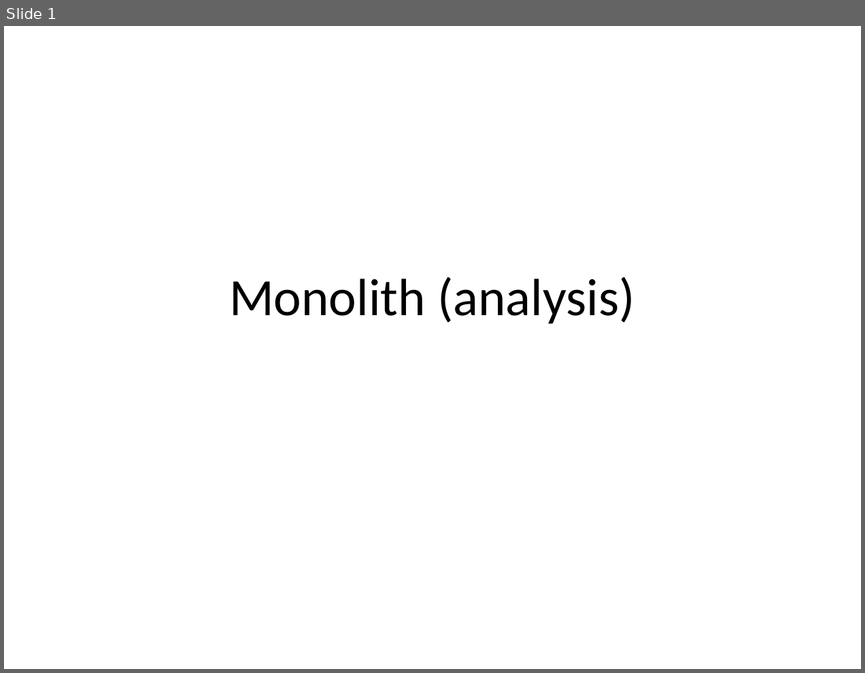
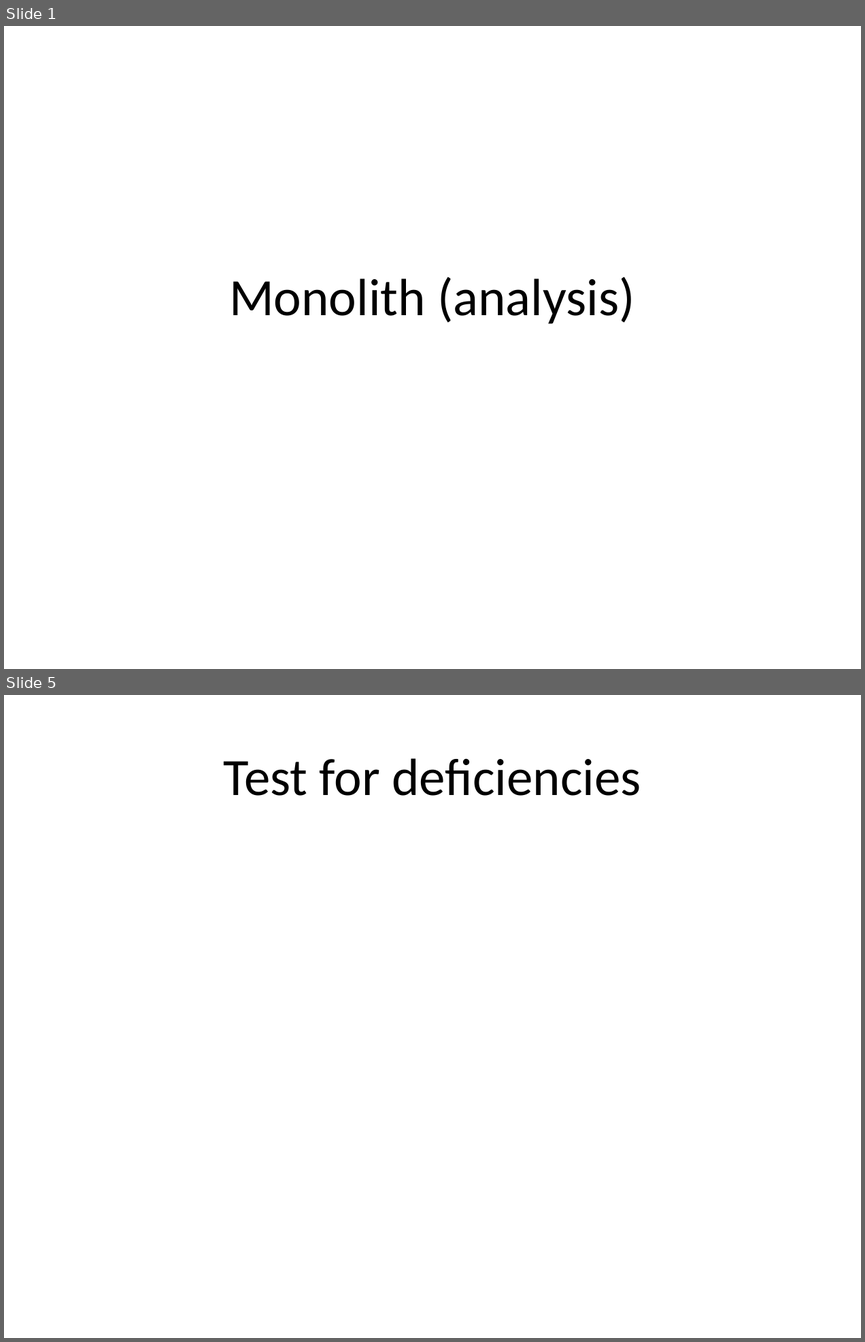
Before and after one commit to rhildred/INFO8985, a slide deck: monolith_analysis/slides.pptx. Shown one above the other, each under a label of ours: slide 1 before the commit, slides 1 and 5 after it; the slides between them are not shown. The pictures are 865x673 and 865x1342 pixels, drawn with LibreOffice and Linux fonts; fonts in the diff are those of the drawing. Boxes give left, top, right and bottom in pixels: in the first picture for what was removed or moved away, otherwise in the second. Text is boxed around its words. In the diff, an @@ line names an element or a change of style, - is before the commit and + after.

```diff
--- a/monolith_analysis/slides.pptx
+++ b/monolith_analysis/slides.pptx
@@ slide 5 added at [4, 695, 861, 1338], background #FFFFFF @@
@@ title added at [223, 758, 640, 796], 44 pt, text #000000 @@
+Test for deficiencies
```
Also in this commit, not shown: 1 slide changed, 5 other slides added, 3 slides removed, 16 other files.
